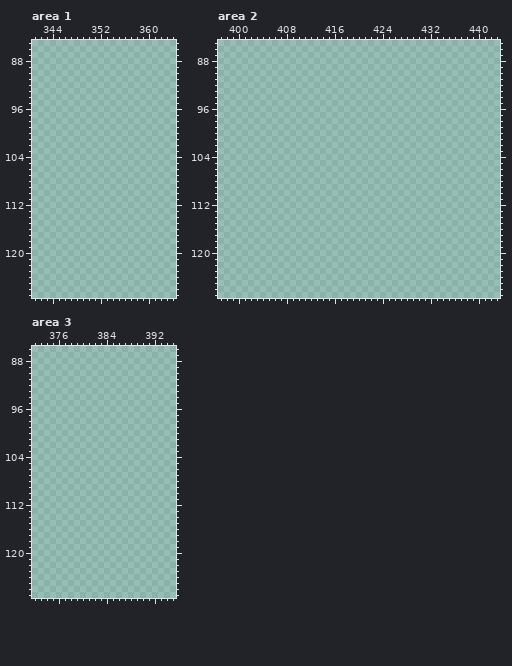
Two states of a pixel-art file, NotReadySprites/Pixelarts/TestSprite.aseprite. Above, as it was before the edit.
1024x128 pixels, 1 frame. Colours within 5 levels of each other are drawn and written as one. Shown: area 1: x 341..364, y 85..127; area 2: x 397..443, y 85..127; area 3: x 372..395, y 86..127. The commit also changed other parts of the picture, which this record leaves out.
After the commit:
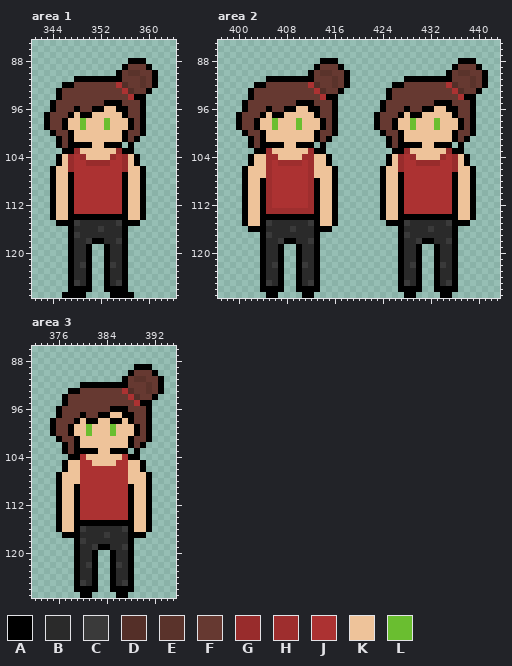
Palette (. is transparent): A #000000  B #2a2a2a  C #3a3a3a  D #542f28  E #5a332b  F #663931  G #982c2c  H #9e2e2e  J #ac3232  K #eec39a  L #6abe30
Edits made:
Area 1:
y 88: x 357..359 ... -> AAA
y 89: x 356..360 ..... -> AFFFA
y 90: x 355..361 ....... -> AFEEFFA
y 91: x 348..361 .............. -> AAAAAAAAFFFEFA
y 92: x 346..361 ................ -> AAFFFFFFFJDFFEFA
y 93: x 345..360 ................ -> AFFFFFFFFFFJDFFA
y 94: x 345..359 ............... -> AFFFFFFFFFFFJAA
y 95: x 344..359 ................ -> AFFFFFFFFAAAFFFA
y 96: x 344..359 ................ -> AFFFAFFAAKKAAFFA
y 97: x 343..359 ................. -> AFFFAKAAKKKKKAFFA
y 98..99: x 343..359 ................. -> AFFAKKLKKKLKKKAFA
y 100: x 344..359 ................ -> AFFAKKKKKKKKAFFA
y 101: x 345..358 .............. -> AFAKKKKKKKKAFA
y 102: x 345..355 ........... -> AFAAAAKKAAA; x 357 . -> A
y 103: x 346..357 ............ -> AAGKKKKKKGAA
y 104: x 345..358 .............. -> AKGJGKKKKGJGKA
y 105: x 345..358 .............. -> AKGJJGGGGJJGKA
y 106: x 344..359 ................ -> AKKGJJJJJJJJGKKA
y 107..113: x 344..359 ................ -> AKKAJJJJJJJJAKKA
y 114: x 344..359 ................ -> AKKAAAAAAAAAAKKA
y 115: x 345..358 .............. -> AAACBBBBBBCAAA
y 116: x 347..356 .......... -> ABBBBCBBBA
y 117: x 347..356 .......... -> ACBBBBBBBA
y 118: x 347..356 .......... -> ABBCAABBCA
y 119..121: x 347..350 .... -> ABBA; x 353..356 .... -> ABBA
y 122: x 347..350 .... -> ABCA; x 353..356 .... -> ACBA
y 123..124: x 347..350 .... -> ABBA; x 353..356 .... -> ABBA
y 125: x 347..350 .... -> ACBA; x 353..356 .... -> ABCA
y 126: x 347..350 .... -> AAAA; x 353..356 .... -> AAAA
y 127: x 346..349 .... -> AAAA; x 354..357 .... -> AAAA
Area 2:
y 88: x 414..416 ... -> AAA; x 437..439 ... -> AAA
y 89: x 413..417 ..... -> AFFFA; x 436..440 ..... -> AFFFA
y 90: x 412..418 ....... -> AFEEFFA; x 435..441 ....... -> AFEEFFA
y 91: x 405..418 .............. -> AAAAAAAAFFFEFA; x 428..441 .............. -> AAAAAAAAFFFEFA
y 92: x 403..418 ................ -> AAFFFFFFFJDFFEFA; x 426..441 ................ -> AAFFFFFFFJDFFEFA
y 93: x 402..417 ................ -> AFFFFFFFFFFJDFFA; x 425..440 ................ -> AFFFFFFFFFFJDFFA
y 94: x 402..416 ............... -> AFFFFFFFFFFFJAA; x 425..439 ............... -> AFFFFFFFFFFFJAA
y 95: x 401..416 ................ -> AFFFFFFFFAAAFFFA; x 424..439 ................ -> AFFFFFFFFAAAFFFA
y 96: x 401..416 ................ -> AFFFAFFAAKKAAFFA; x 424..439 ................ -> AFFFAFFAAKKAAFFA
y 97: x 400..416 ................. -> AFFFAKAAKKKKKAFFA; x 423..439 ................. -> AFFFAKAAKKKKKAFFA
y 98..99: x 400..416 ................. -> AFFAKKLKKKLKKKAFA; x 423..439 ................. -> AFFAKKLKKKLKKKAFA
y 100: x 401..416 ................ -> AFFAKKKKKKKKAFFA; x 424..439 ................ -> AFFAKKKKKKKKAFFA
y 101: x 402..415 .............. -> AFAKKKKKKKKAFA; x 425..438 .............. -> AFAKKKKKKKKAFA
y 102: x 402..412 ........... -> AFAAAAKKAAA; x 414 . -> A; x 425..435 ........... -> AFAAAAKKAAA; x 437 . -> A
y 103: x 403..414 ............ -> AAHKKKKKKHAA; x 426..437 ............ -> AAGKKKKKKGAA
y 104: x 402..415 .............. -> AKKHHKKKKHHKKA; x 425..438 .............. -> AKGJGKKKKGJGKA
y 105: x 402..415 .............. -> AKKHJHHHHJHKKA; x 425..438 .............. -> AKGJJGGGGJJGKA
y 106: x 401..416 ................ -> AKKKHJJJJJJHKKKA; x 424..439 ................ -> AKKGJJJJJJJJGKKA
y 107: x 401..416 ................ -> AKKKHJJJJJJHKKKA; x 424..439 ................ -> AKKAJJJJJJJJAKKA
y 108..112: x 401..416 ................ -> AKKAHJJJJJJHAKKA; x 424..439 ................ -> AKKAJJJJJJJJAKKA
y 113: x 401..416 ................ -> AKKAHHHHHHHHAKKA; x 424..439 ................ -> AKKAJJJJJJJJAKKA
y 114: x 401..416 ................ -> AKKAAAAAAAAAAKKA; x 424..439 ................ -> AKKAAAAAAAAAAKKA
y 115: x 401..416 ................ -> AKKACBBBBBBCAKKA; x 425..438 .............. -> AAACBBBBBBCAAA
y 116: x 402..415 .............. -> AAABBBBCBBBAAA; x 427..436 .......... -> ABBBBCBBBA
y 117: x 404..413 .......... -> ACBBBBBBBA; x 427..436 .......... -> ACBBBBBBBA
y 118: x 404..413 .......... -> ABBCAABBCA; x 427..436 .......... -> ABBCAABBCA
y 119..121: x 404..407 .... -> ABBA; x 410..413 .... -> ABBA; x 427..430 .... -> ABBA; x 433..436 .... -> ABBA
y 122: x 404..407 .... -> ABCA; x 410..413 .... -> ACBA; x 427..430 .... -> ABCA; x 433..436 .... -> ACBA
y 123..124: x 404..407 .... -> ABBA; x 410..413 .... -> ABBA; x 427..430 .... -> ABBA; x 433..436 .... -> ABBA
y 125: x 404..407 .... -> ACBA; x 410..413 .... -> ABCA; x 427..430 .... -> ACBA; x 433..436 .... -> ABCA
y 126: x 404..407 .... -> AAAA; x 410..413 .... -> AAAA; x 427..430 .... -> AAAA; x 433..436 .... -> AAAA
y 127: x 405..406 .. -> AA; x 411..412 .. -> AA; x 428..429 .. -> AA; x 434..435 .. -> AA
Area 3:
y 89: x 389..391 ... -> AAA
y 90: x 388..392 ..... -> AFFFA
y 91: x 387..393 ....... -> AFEEFFA
y 92: x 380..393 .............. -> AAAAAAAAFFFEFA
y 93: x 378..393 ................ -> AAFFFFFFFJDFFEFA
y 94: x 377..392 ................ -> AFFFFFFFFFFJDFFA
y 95: x 377..391 ............... -> AFFFFFFFFFFFJAA
y 96: x 376..391 ................ -> AFFFFFFFFAAAFFFA
y 97: x 376..391 ................ -> AFFFAFFAAKKAAFFA
y 98: x 375..391 ................. -> AFFFAKAAKKAAKAFFA
y 99..100: x 375..391 ................. -> AFFAKKLKKKLKKKAFA
y 101: x 376..391 ................ -> AFFAKKKKKKKKAFFA
y 102: x 377..390 .............. -> AFAKKKKKKKKAFA
y 103: x 377..387 ........... -> AFAAAAKKAAA; x 389 . -> A
y 104: x 378..389 ............ -> AAJKKKKKKJAA
y 105: x 377..390 .............. -> AKKJJKKKKJJKKA
y 106: x 377..390 .............. -> AKKJJJJJJJJKKA
y 107..108: x 376..391 ................ -> AKKKJJJJJJJJKKKA
y 109..114: x 376..391 ................ -> AKKAJJJJJJJJAKKA
y 115: x 376..391 ................ -> AKKAAAAAAAAAAKKA
y 116: x 376..391 ................ -> AKKACBBBBBBCAKKA
y 117: x 377..390 .............. -> AAABBBBCBBBAAA
y 118: x 379..388 .......... -> ACBBBBBBBA
y 119: x 379..388 .......... -> ABBCAABBCA
y 120..121: x 379..382 .... -> ABBA; x 385..388 .... -> ABBA
y 122: x 379..382 .... -> ABCA; x 385..388 .... -> ACBA
y 123..124: x 379..382 .... -> ABBA; x 385..388 .... -> ABBA
y 125: x 379..382 .... -> ACBA; x 385..388 .... -> ABCA
y 126: x 379..382 .... -> AAAA; x 385..388 .... -> AAAA
y 127: x 380..381 .. -> AA; x 386..387 .. -> AA
